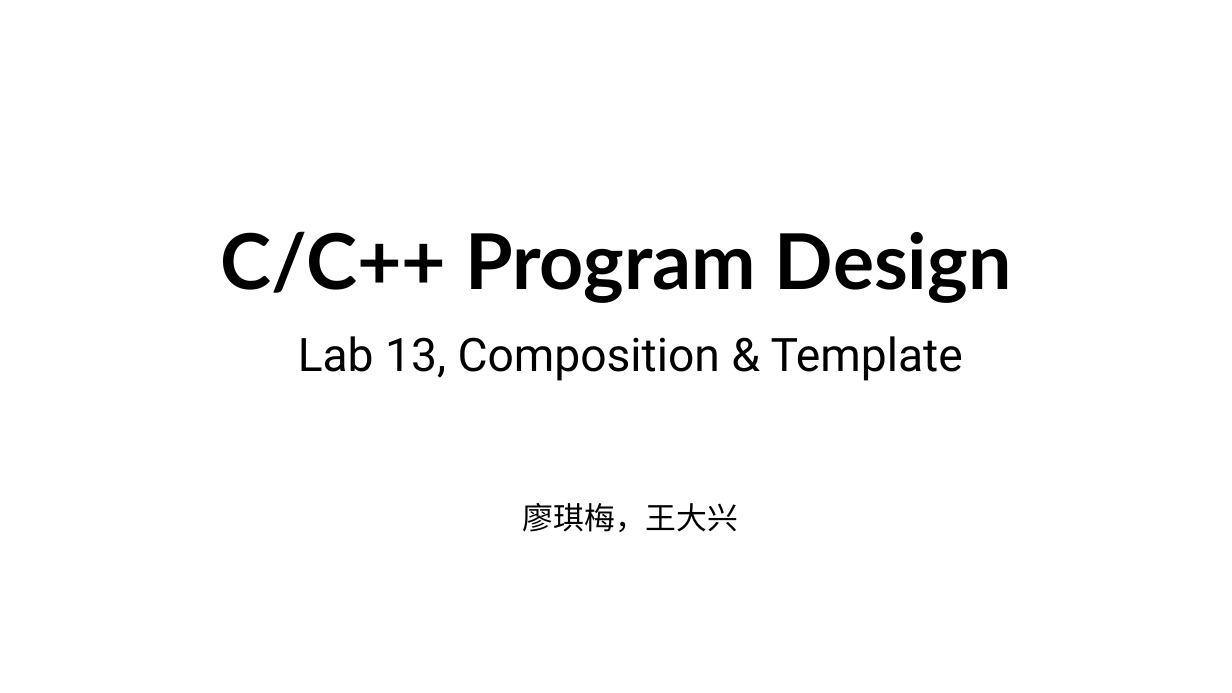
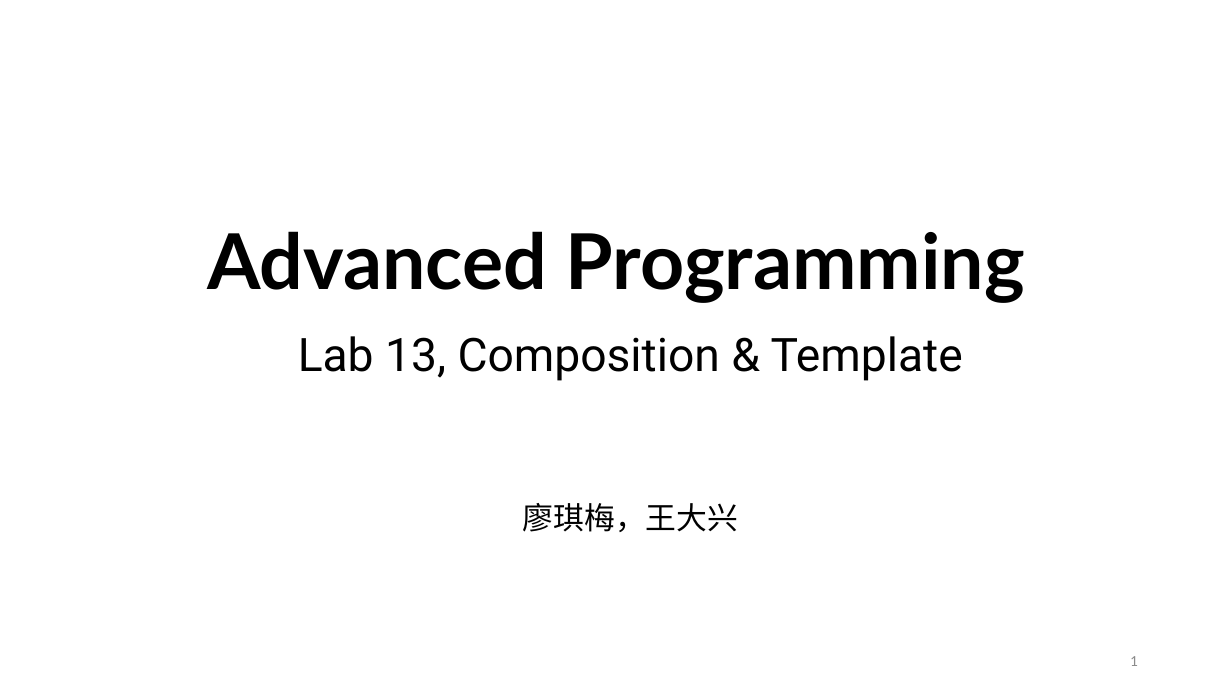
Before and after one commit to ShiqiYu/CPP, a slide deck: slide 1 of week13/Lab13.pptx. Drawn at 1232x693 pixels with LibreOffice and Linux fonts; fonts in the diff are those of the drawing; background and template pictures are left out. Boxes give left, top, right and bottom in pixels: in the first picture for what was removed or moved away, otherwise in the second. Text is boxed around its words. In the diff, an @@ line names an element or a change of style, - is before the commit and + after.

```diff
--- a/week13/Lab13.pptx
+++ b/week13/Lab13.pptx
@@ title at (x1=207, y1=231, x2=1025, y2=303): text changed @@
-C/C++ Program Design
+Advanced Programming
@@ page number added at (x1=1130, y1=656, x2=1138, y2=666), 12 pt, text #8C8C8C @@
+1
```
Also in this commit, not shown: 20 other slides changed, 1 slide removed, 3 other files.
